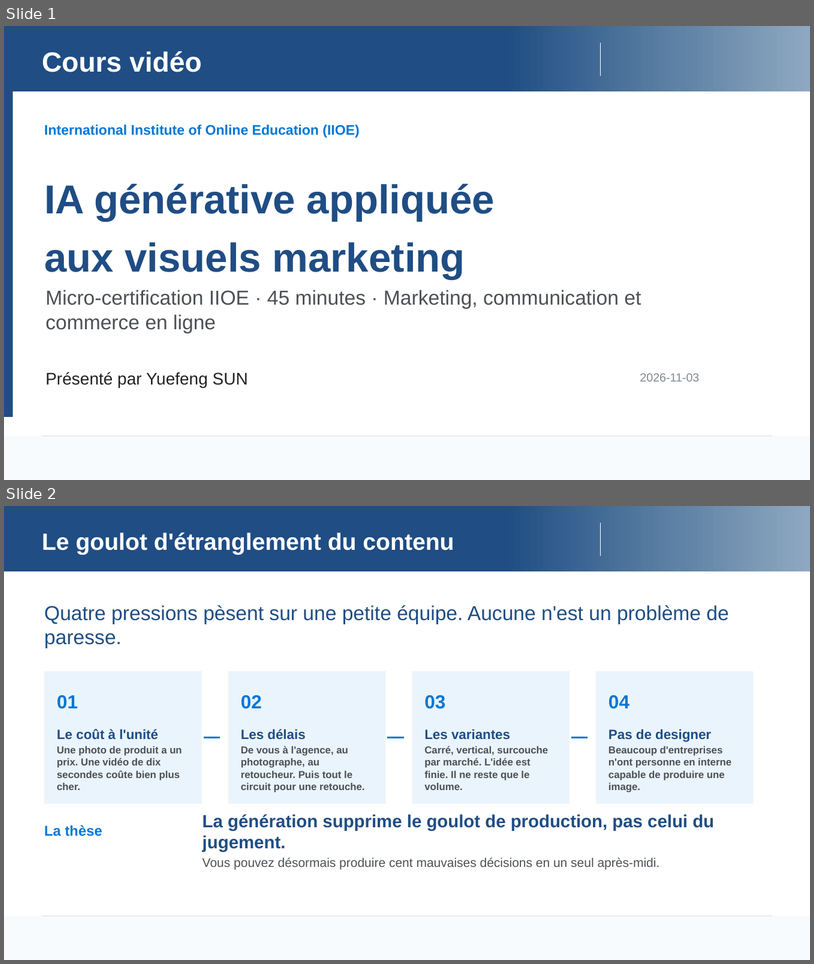
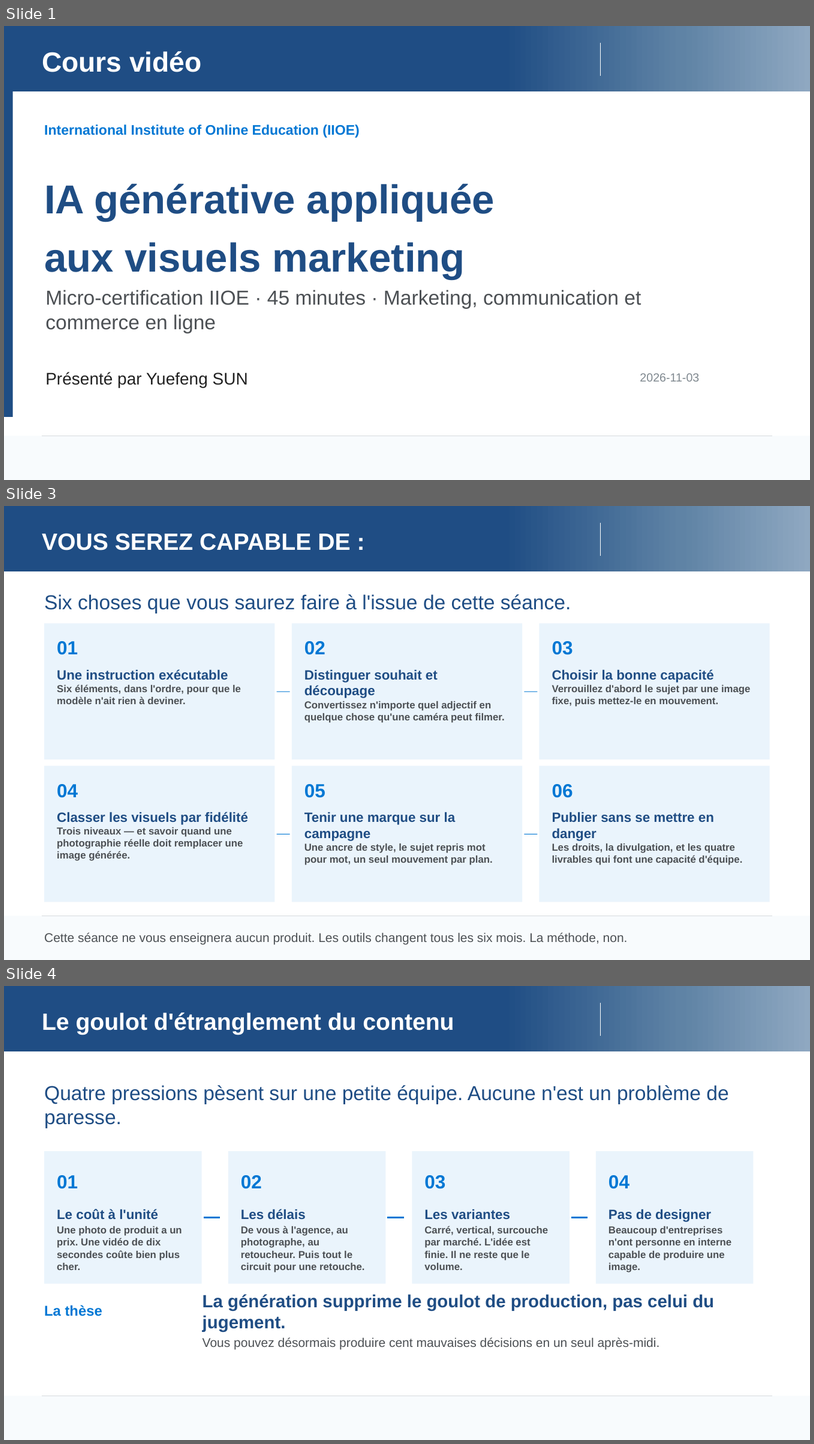
Before and after one commit to Joel-SUN/IIOE, a slide deck: Formation-IA-Images-Videos-Marketing/build/UNESCO_AI_Image_Video_Course_FR.pptx. Shown one above the other, each under a label of ours: slides 1 and 2 before the commit, slides 1, 3 and 4 after it; the slides between them are not shown. The pictures are 814x964 and 814x1444 pixels, drawn with LibreOffice and Linux fonts; fonts in the diff are those of the drawing; background and template pictures are left out. Boxes give left, top, right and bottom in pixels: in the first picture for what was removed or moved away, otherwise in the second. Text is boxed around its words. In the diff, an @@ line names an element or a change of style, - is before the commit and + after.

```diff
--- a/Formation-IA-Images-Videos-Marketing/build/UNESCO_AI_Image_Video_Course_FR.pptx
+++ b/Formation-IA-Images-Videos-Marketing/build/UNESCO_AI_Image_Video_Course_FR.pptx
@@ slide 3 added at (4,506,810,960), background #FFFFFF; not listed: 4 template elements that a slide beside it also shows @@
@@ text added at (42,533,350,550), 28 pt, text #FFFFFF, bold @@
+VOUS SEREZ CAPABLE DE :
@@ text added at (44,594,572,613), 24 pt, text #1F4D84 @@
+Six choses que vous saurez faire à l'issue de cette séance.
@@ rectangle added at (45,624,275,759), fill #EAF4FC @@
@@ rectangle added at (292,624,522,759), fill #EAF4FC @@
@@ rectangle added at (539,624,770,759), fill #EAF4FC @@
@@ text added at (57,641,78,655), 22.5 pt, text #0077D4, bold @@
+01
@@ text added at (305,641,326,655), 22.5 pt, text #0077D4, bold @@
+02
@@ text added at (552,641,573,655), 22.5 pt, text #0077D4, bold @@
+03
@@ text added at (57,669,241,704), 12 pt, text #4C5054, bold @@
+Une instruction exécutable
+Six éléments, dans l'ordre, pour que le modèle n'ait rien à deviner.
@@ text added at (305,669,504,723), 12 pt, text #4C5054, bold @@
+Distinguer souhait et découpage
+Convertissez n'importe quel adjectif en quelque chose qu'une caméra peut filmer.
@@ text added at (552,669,750,706), 12 pt, text #4C5054, bold @@
+Choisir la bonne capacité
+Verrouillez d'abord le sujet par une image fixe, puis mettez-le en mouvement.
@@ rectangle added at (277,691,290,692), fill #0077D4 @@
@@ rectangle added at (524,691,537,692), fill #0077D4 @@
@@ rectangle added at (45,766,275,901), fill #EAF4FC @@
@@ rectangle added at (292,766,522,901), fill #EAF4FC @@
@@ rectangle added at (539,766,770,901), fill #EAF4FC @@
@@ text added at (57,784,78,798), 22.5 pt, text #0077D4, bold @@
+04
@@ text added at (305,784,326,798), 22.5 pt, text #0077D4, bold @@
+05
@@ text added at (552,784,573,798), 22.5 pt, text #0077D4, bold @@
+06
@@ text added at (57,811,248,861), 12 pt, text #4C5054, bold @@
+Classer les visuels par fidélité
+Trois niveaux — et savoir quand une photographie réelle doit remplacer une image générée.
@@ text added at (305,811,493,865), 12 pt, text #4C5054, bold @@
+Tenir une marque sur la campagne
+Une ancre de style, le sujet repris mot pour mot, un seul mouvement par plan.
@@ text added at (552,811,743,865), 12 pt, text #4C5054, bold @@
+Publier sans se mettre en danger
+Les droits, la divulgation, et les quatre livrables qui font une capacité d'équipe.
@@ rectangle added at (277,834,290,834), fill #0077D4 @@
@@ rectangle added at (524,834,537,834), fill #0077D4 @@
@@ text added at (44,932,628,945), 15 pt, text #4C5054 @@
+Cette séance ne vous enseignera aucun produit. Les outils changent tous les six mois. La méthode, non.
@@ what was slide 2 is now slide 4 @@
```
Also in this commit, not shown: 1 other slide added, 12 other files.
